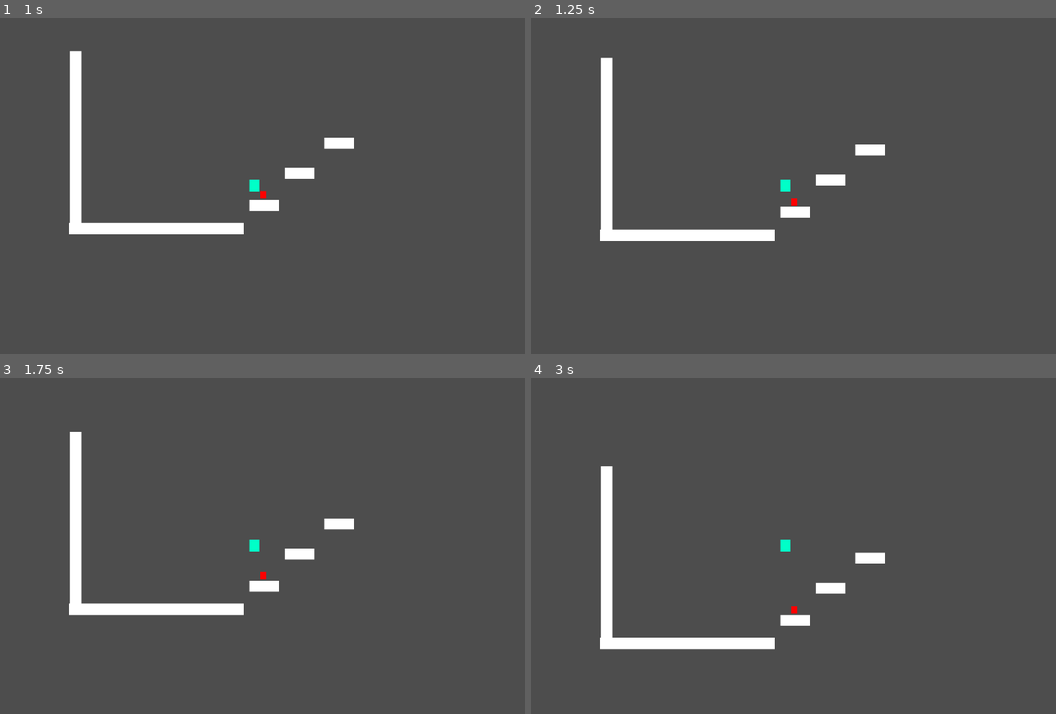
Above: before the commit, frames 1-4 (two rows, left to right).
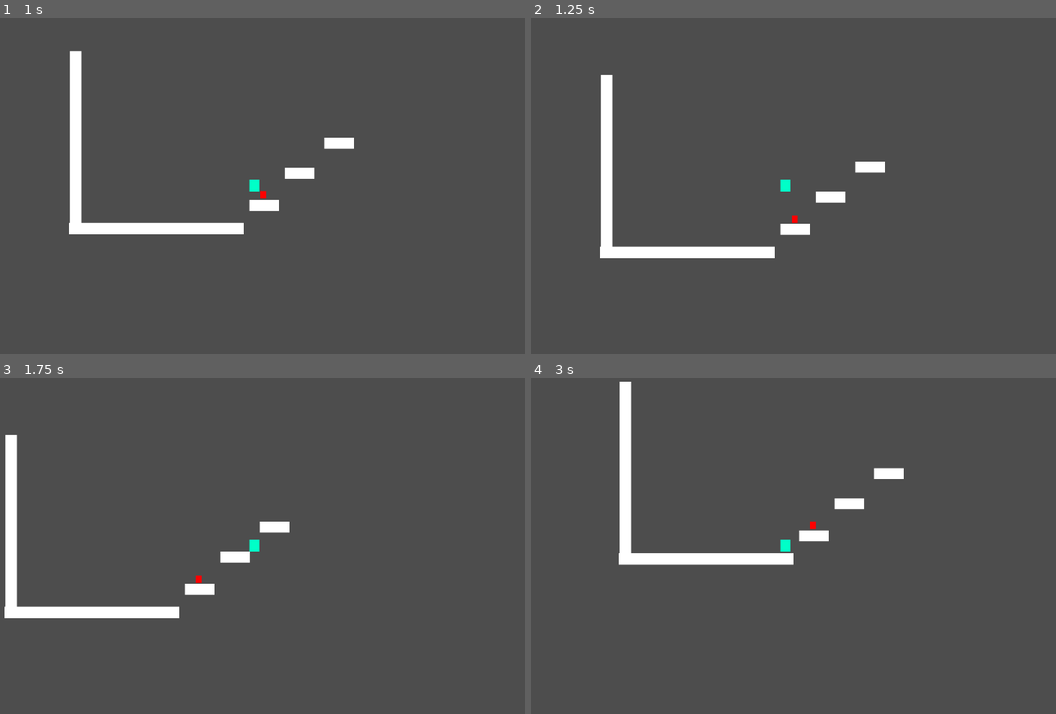
Above: after the commit, the same moments.

Repository: seccopro/Pavel-Adventures
Game: Godot game, scene res://scenes/_debug/movement_test.tscn
Same seed, same stepped clock (60 frames per second), same inputs: the game is played once before the commit and once after it. This scene is started directly instead of the project's main scene.
Inputs:
- Up to frame 1 (1 s): hold Right (right) from 0.53 s (still down); hold Ctrl (climb) from 0.53 s (still down); tap Space (jump) at 0.77 s; tap Q (dash) at 0.8 s
- Up to frame 2 (1.25 s): keep holding Right (right); keep holding Ctrl (climb); tap Space (jump) at 1.07 s
- Up to frame 3 (1.75 s): keep holding Right (right); release Ctrl (climb) at 1.28 s; tap Q (dash) at 1.35 s; tap Space (jump) at 1.52, 1.55 s
- Up to frame 4 (3 s): tap Space (jump) at 1.82, 2.1 s; release Right (right) at 2.03 s; hold Left (left) 2.03-2.78 s; hold Ctrl (climb) 2.03-2.78 s; hold Right (right) from 2.78 s (still down); tap Ctrl (climb) at 2.85 s

Frame 1 is identical in both runs. In frame 2, 3.7% of the frame differs, in the area x 13-68%, y 11-72%; in frame 3, 4.9%; in frame 4, 5.9%, in the area x 13-71%, y 1-81%.

Commit message:
player script clean-up and functions improvement
made script more scalable and performant  by making less code run every frame

Diff:
--- a/project/scenes/game/characters/player.gd
+++ b/project/scenes/game/characters/player.gd
@@ -2,7 +2,6 @@
 
 const SPEED = 300.0
 const JUMP_VELOCITY = -400.0
-var jump_charge=0
 const CLIMBING_SPEED = 100.0
 const DASH_SPEED = 1000
 const DASH_DURATION = 30
@@ -13,11 +12,9 @@
 var is_dashing = false
 var is_alive = true
 
-
-
-
 # Get the gravity from the project settings to be synced with RigidBody nodes.
 var gravity = ProjectSettings.get_setting("physics/2d/default_gravity")
+
 
 func _physics_process(delta):
 	# Add the gravity.
@@ -35,53 +32,59 @@
 func movement():
 	#basic left and right
 	var direction = Input.get_axis("left", "right")
-	if direction and not is_climbing and not is_dashing:
+	if direction and not is_climbing and not is_dashing:	#locked during climb and dash
 		velocity.x = direction * SPEED
 	else:	#slowing down after releasing
 		velocity.x = move_toward(velocity.x, 0, 50)
+
 # Handle Jump.
 	if Input.is_action_just_pressed("jump") and is_on_floor():
 		velocity.y = JUMP_VELOCITY
 
+	if Input.is_action_just_pressed("dash") and not is_dashing and not is_climbing: #maybe to add dash cooldown
+		dash()
+	elif is_dashing:
+		dash_reset()	#to reset movement after dash
 
-	if Input.is_action_just_pressed("dash") and not is_climbing:		# GETS RESET BY NORMAL SPEED OF WALKING (use flag)
-		if(Input.is_action_pressed("right")): #moving right
+	#start climbing / attach to the wall
+	if Input.is_action_pressed("climb") and is_on_wall():
+		is_climbing = true
+	if is_climbing:
+		climb()
+
+func climb():
+#climb up and down
+	var climb_direction = Input.get_axis("up", "down")
+	if climb_direction:
+		velocity.y = climb_direction * CLIMBING_SPEED
+	else:	#slowing down after releasing
+		velocity.y = move_toward(velocity.y, 0, CLIMBING_SPEED) 	#makes player detach on the end of a wall
+
+# Handle climb-jump
+	if Input.is_action_just_pressed("jump"):	#should jump to the direction opposite of the wall
+		velocity.y = JUMP_VELOCITY
+		is_climbing = false
+
+#stop climbing, any moment that you aren't touching the wall
+	if not is_on_wall():
+		is_climbing=false
+
+func dash():
+	#dash while moving right (checking input, not momentum, nor character facing direction)
+		if(Input.is_action_pressed("right")):
 			is_dashing = true;
 			velocity.x += DASH_SPEED
 			remaining_dashing = DASH_DURATION
-
-		elif (Input.is_action_pressed("left")): #moving left
+	#dash while moving left (checking input, not momentum, nor character facing direction)
+		elif (Input.is_action_pressed("left")):
 			is_dashing = true;
 			velocity.x -= DASH_SPEED
 			remaining_dashing = DASH_DURATION
-#waiting for dash to finish
-	if is_dashing and remaining_dashing>0:
-		remaining_dashing-=1 #should wait DASH_DURATION cicles to let you move again (reset your speed)
-	elif is_dashing:
-		is_dashing=false
-		print("dash reset")
 
-
-	if is_on_wall():
-		climbing()
-
-func climbing():
-	#start climbing
-	if Input.is_action_pressed("climb"):
-		is_climbing = true
-		print("climbing")
-
-
-	#climb up and down
-	var climb_direction = Input.get_axis("up", "down")
-
-	if is_climbing and climb_direction:
-		velocity.y = climb_direction * CLIMBING_SPEED
-	elif is_climbing:	#slowing down after releasing
-		velocity.y = move_toward(velocity.y, 0, CLIMBING_SPEED)
-
-	# Handle climb-jump
-	if is_climbing and Input.is_action_just_pressed("jump"):
-		velocity.y = JUMP_VELOCITY
-		is_climbing = false
-		print("not climbing")
+func dash_reset():
+	#waiting for dash to finish			SHOULD CHECK HORIZONTAL MOMENTUM TO RESET
+		if remaining_dashing>0:
+			remaining_dashing-=1 #waits for  ${DASH_DURATION} cicles to let you move again (reset your speed)
+		else:
+			is_dashing=false
+			print("dash reset")
